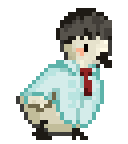
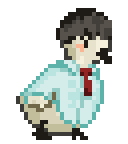
Comparing the layer stacks of the two 128x144 images. Changes:
hid group "Group 2" (2 layers) over [60, 36, 112, 68]
painted on "Layer 1 copy" over [60, 36, 112, 68]
hid "upndown" over [60, 36, 112, 68]
showed "Photo Filter 1" over [60, 36, 112, 68]
